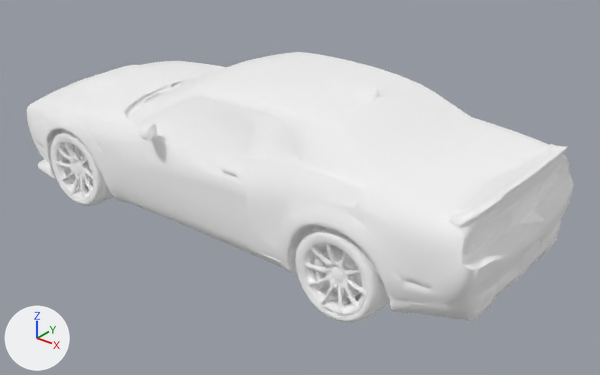
The glTF model models/cars/hellcat.glb: old version first, new version second.
Before and after are seen from a camera (50 mm lens) standing at (4.29, -4.93, 3.47) and looking at (0.31, 0.05, 0.39). Arrows for +X, +Y and +Z are at lower left; the lights stay in place. The first picture is the older version.

Objects in the first picture: 'output_unwrapped'.
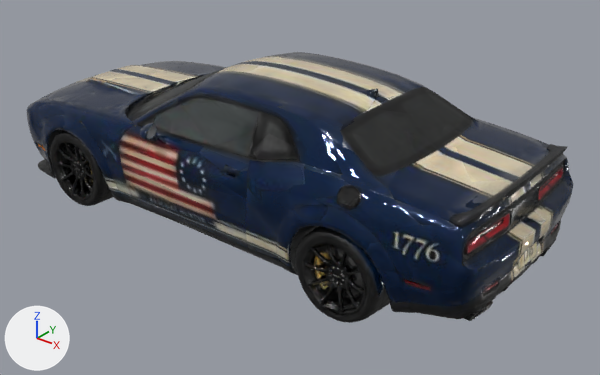
Where the change shows, as pixel boxes (x1, y1, x2, y2) in the pictures (600 x 375 px):
'output_unwrapped', surface changed (darker): (27, 52, 573, 323) in both

What changed in the scene script:
```text
Add img_texture_0:
    img_texture_0 = load_image('texture_0', '_unpacked/texture_0', 1024, 1024, 'sRGB')
Add img_texture_0_metallic_roughness:
    img_texture_0_metallic_roughness = load_image('texture_0_metallic_roughness', '_unpacked/texture_0_metallic_roughness', 256, 256, 'Non-Color')
Add img_normal:
    img_normal = load_image('normal', '_unpacked/normal', 512, 512, 'Non-Color')
Change mat_bakedmaterial_001:
    remove # nodes: BsdfPrincipled, OutputMaterial
    remove # colours: white #ffffff
    nodes: BsdfPrincipled, NormalMap, OutputMaterial, SeparateColor, TexImage x3
    uses the picture img_normal
    uses the picture img_texture_0
    uses the picture img_texture_0_metallic_roughness
```
